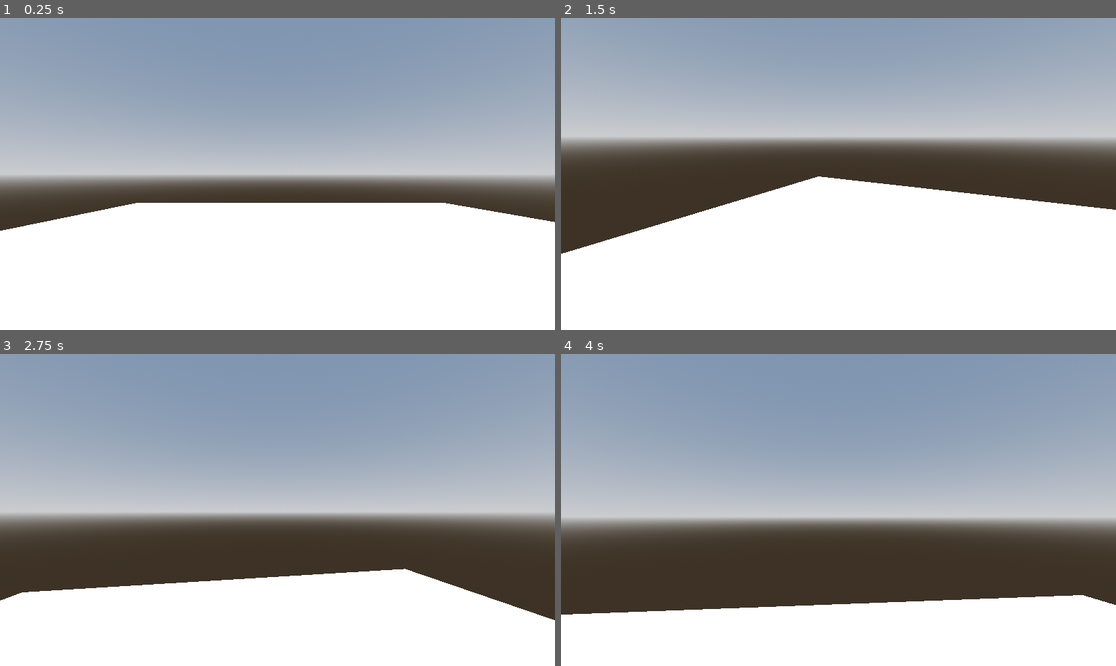
Above: before the commit, frames 1-4 (two rows, left to right).
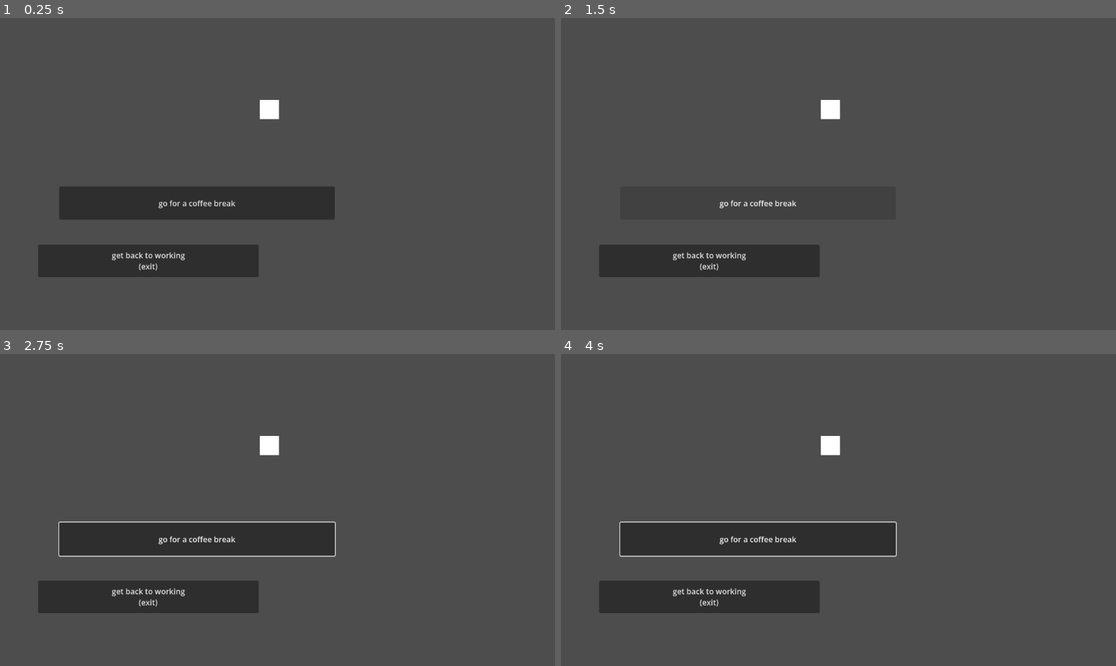
Above: after the commit, the same moments.

Repository: WanL17/GameJam-HOD
Game: Godot game, scene res://main_menu.tscn
The game is run twice, just before and just after one commit, with the same random seed, the same clock (stepped at 60 frames per second) and the same inputs. Before the commit the project starts from res://world.tscn.
Inputs (mouse positions are in pixels of both pictures, inside the frame that each line leads up to):
- Up to frame 1 (0.25 s): no input
- Up to frame 2 (1.5 s): click (760, 202) at 0.5 s, where only the run after the commit has a clickable "go for a coffee break"; click (760, 202) at 1.25 s, where only the run after the commit has a clickable "go for a coffee break"
- Up to frame 3 (2.75 s): tap Enter (ui_accept) at 2, 2.27 s; move the mouse to (305, 510) at 2.02 s; hold Z (ui_up) from 2.03 s (still down); hold F (hide) from 2.03 s (still down)
- Up to frame 4 (4 s): keep holding Z (ui_up); move the mouse to (810, 510) at 2.77 s; release F (hide) at 2.78 s; tap E (interact) at 2.85 s; tap Enter (ui_accept) at 3.02 s; move the mouse to (849, 503) at 3.52 s; hold F (hide) from 3.53 s (still down)

The runs differ from the first frame. In frame 1, 97% of the frame differs, in the area x 0-100%, y 0-100%; in frame 2, 97%; in frame 3, 94%; in frame 4, 92%.

Commit message:
main menu has no assets yet

Diff:
--- a/main_menu.gd
+++ b/main_menu.gd
@@ -1,11 +1,26 @@
 extends Node
 
+@onready var coffee_sprite = $CoffeeSprite
+@onready var no_coffee_label = $NoCoffeeLabel
+@onready var start_button = $StartButton
+@onready var quit_button = $QuitButton
 
-# Called when the node enters the scene tree for the first time.
-func _ready() -> void:
-	pass # Replace with function body.
+func _ready():
+	_update_ui()
+	start_button.pressed.connect(_on_start)
+	quit_button.pressed.connect(_on_quit)
 
+func _update_ui():
+	if GameManager.has_coffee:
+		coffee_sprite.visible = true
+		no_coffee_label.visible = false
+	else:
+		coffee_sprite.visible = false
+		no_coffee_label.visible = GameManager.current_room > 0
 
-# Called every frame. 'delta' is the elapsed time since the previous frame.
-func _process(delta: float) -> void:
-	pass
+func _on_start():
+	GameManager.reset()
+	get_tree().change_scene_to_file("res://scenes/rooms/room_00.tscn")
+
+func _on_quit():
+	get_tree().quit()
--- a/main_menu.tscn
+++ b/main_menu.tscn
@@ -6,25 +6,34 @@
 script = ExtResource("1_06t4h")
 
 [node name="ColorRect" type="ColorRect" parent="." unique_id=1952355583]
-offset_right = 40.0
-offset_bottom = 40.0
+offset_left = 539.0
+offset_top = 170.0
+offset_right = 579.0
+offset_bottom = 210.0
 
-[node name="coffee_sprite" type="TextureRect" parent="." unique_id=1173425236]
-offset_right = 40.0
-offset_bottom = 40.0
+[node name="CoffeeSprite" type="TextureRect" parent="." unique_id=1173425236]
+offset_left = 539.0
+offset_top = 170.0
+offset_right = 579.0
+offset_bottom = 210.0
 
-[node name="nocoffeelabel" type="Label" parent="." unique_id=203319602]
-offset_right = 40.0
-offset_bottom = 23.0
+[node name="NoCoffeeLabel" type="Label" parent="." unique_id=203319602]
+offset_left = 539.0
+offset_top = 181.0
+offset_right = 579.0
+offset_bottom = 204.0
 
-[node name="start_button" type="Button" parent="." unique_id=987563625]
-offset_left = 800.0
-offset_top = 400.0
-offset_right = 808.0
-offset_bottom = 408.0
+[node name="StartButton" type="Button" parent="." unique_id=987563625]
+offset_left = 123.0
+offset_top = 350.0
+offset_right = 695.0
+offset_bottom = 419.0
+text = "go for a coffee break"
 
-[node name="quit_button" type="Button" parent="." unique_id=2081361305]
-offset_left = 800.0
-offset_top = 480.0
-offset_right = 808.0
-offset_bottom = 488.0
+[node name="QuitButton" type="Button" parent="." unique_id=2081361305]
+offset_left = 79.0
+offset_top = 471.0
+offset_right = 537.0
+offset_bottom = 538.0
+text = "get back to working
+(exit)"
--- a/project.godot
+++ b/project.godot
@@ -16,7 +16,7 @@
 
 config/name="Bug Break"
 config/description="A narrative office horror game for the Bug game jam."
-run/main_scene="uid://schveqje4ji1"
+run/main_scene="uid://dnb67b0pof5mt"
 config/features=PackedStringArray("4.6")
 
 [autoload]
